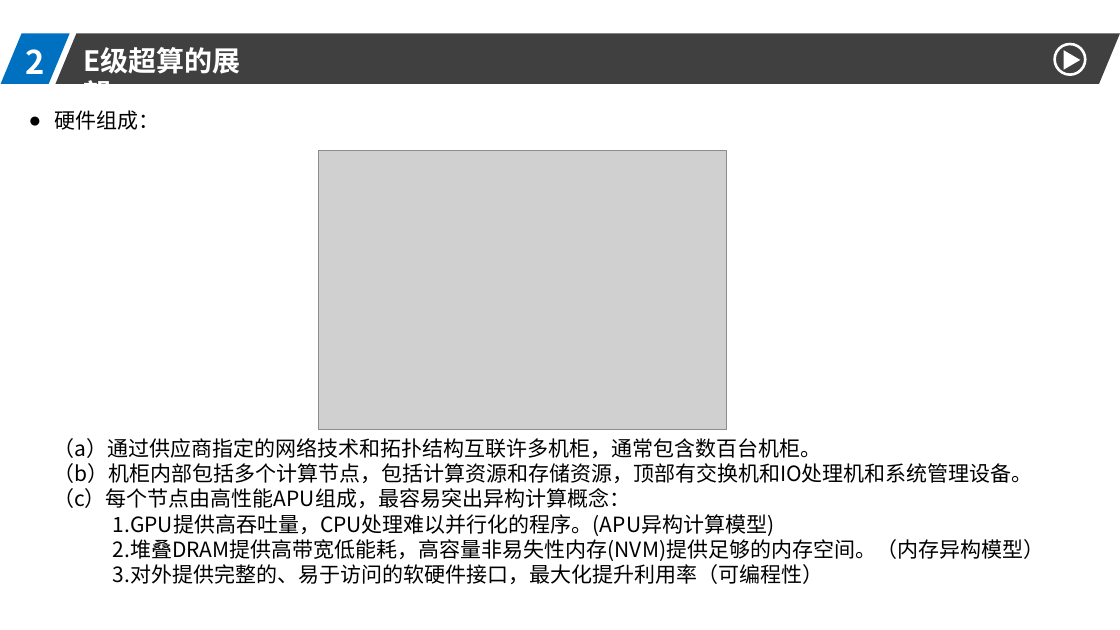
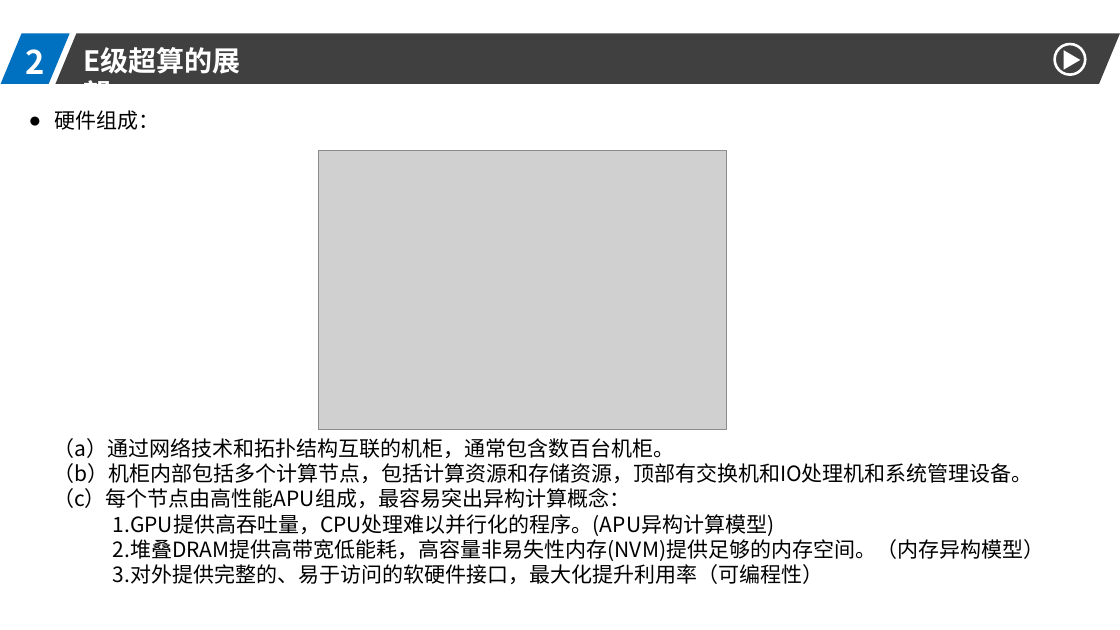
Before and after one commit to DO-MINATOR/buaa, a slide deck: slide 3 of 高性能计算机/高性能.pptx. Drawn at 1120x630 pixels with LibreOffice and Linux fonts; fonts in the diff are those of the drawing; grey boxes stand for pictures. Boxes give left, top, right and bottom in pixels: in the first picture for what was removed or moved away, otherwise in the second. Text is boxed around its words. In the diff, an @@ line names an element or a change of style, - is before the commit and + after.

```diff
--- a/高性能计算机/高性能.pptx
+++ b/高性能计算机/高性能.pptx
@@ text at [53,438,674,458]: text changed @@
-（a）通过供应商指定的网络技术和拓扑结构互联许多机柜，通常包含数百台机柜。
+（a）通过网络技术和拓扑结构互联的机柜，通常包含数百台机柜。
```
Also in this commit, not shown: 8 other slides changed.
